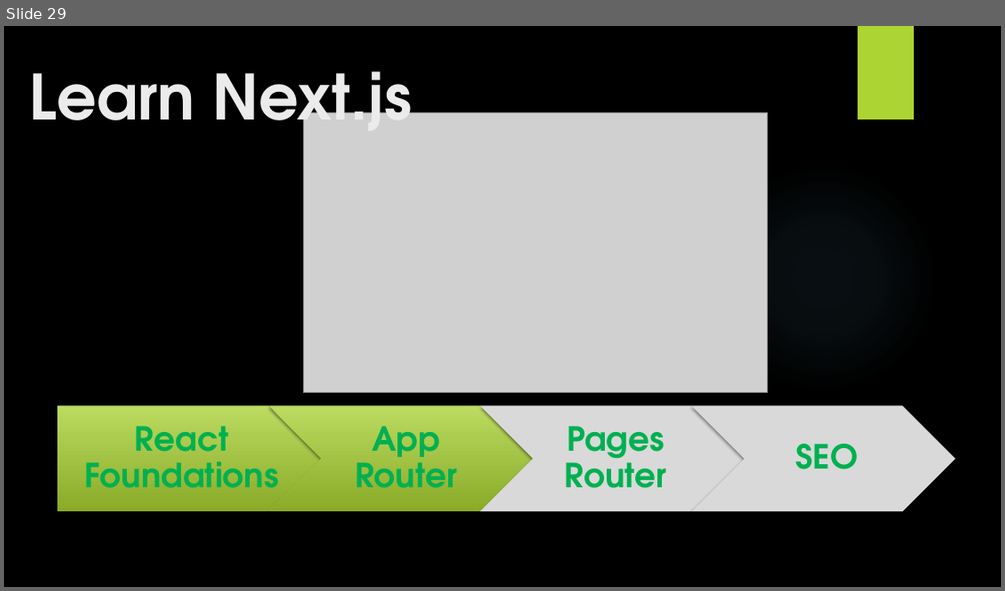
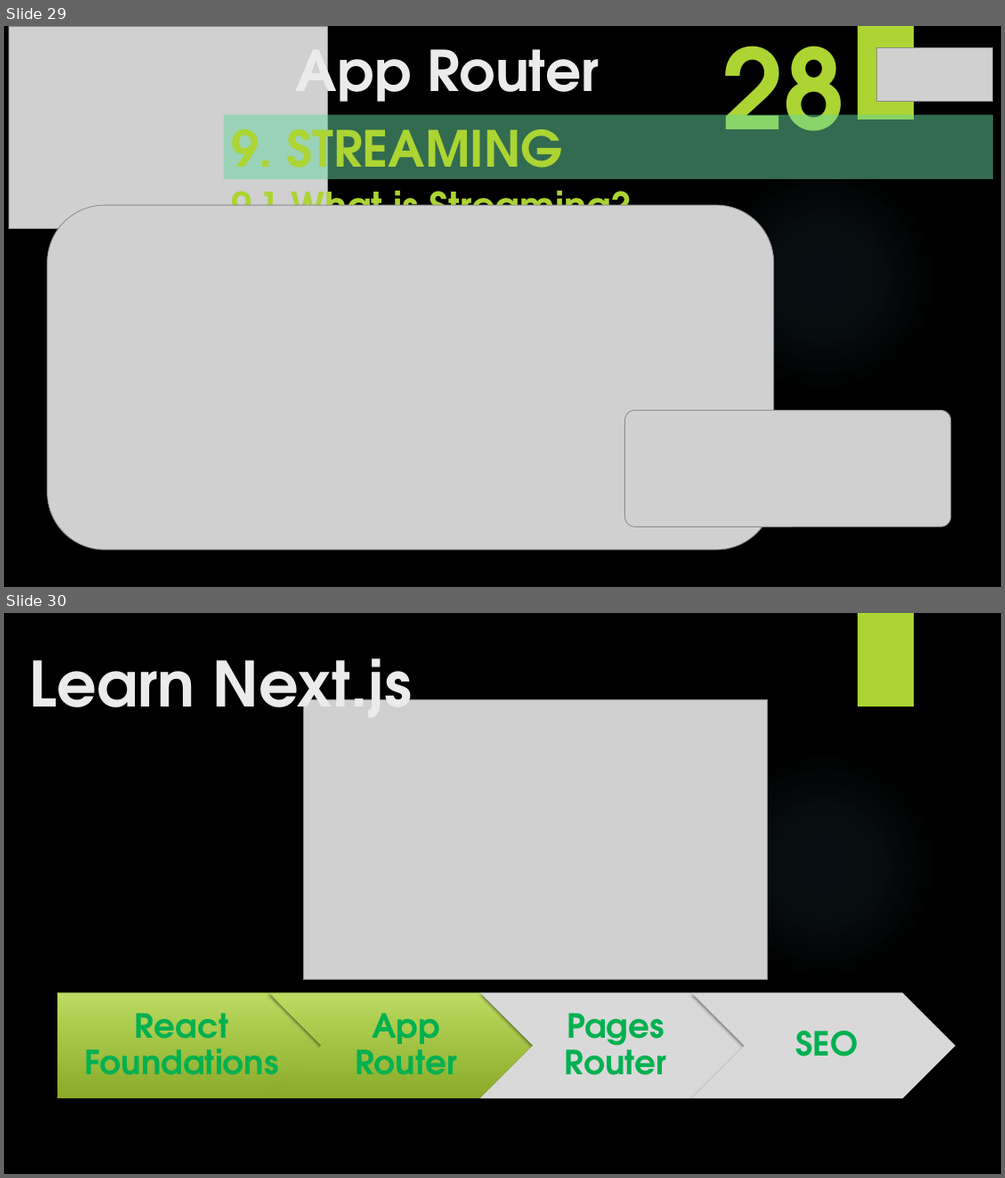
Before and after one commit to yasenstar/learn_javascript, a slide deck: learn_nextjs/2_App_Router/App_Router.pptx. Shown one above the other, each under a label of ours: slide 29 before the commit, slides 29 and 30 after it. The pictures are 1005x591 and 1005x1178 pixels, drawn with LibreOffice and Linux fonts; fonts in the diff are those of the drawing; grey boxes stand for pictures; background and template pictures are left out. Boxes give left, top, right and bottom in pixels: in the first picture for what was removed or moved away, otherwise in the second. Text is boxed around its words. In the diff, an @@ line names an element or a change of style, - is before the commit and + after.

```diff
--- a/learn_nextjs/2_App_Router/App_Router.pptx
+++ b/learn_nextjs/2_App_Router/App_Router.pptx
@@ slide 29 added at <box>4,26,1001,587</box>, background picture (left out); not listed: 2 template elements that a slide beside it also shows @@
@@ picture added at <box>8,26,327,229</box> @@
@@ title added at <box>296,30,599,114</box>, 54 pt, text #EBEBEB, bold @@
+App Router
@@ text added at <box>721,26,845,131</box>, 106.4 pt, text #ACD433, bold @@
+28
@@ picture added at <box>877,48,993,102</box> @@
@@ subtitle added at <box>224,115,994,179</box>, fill #65D6A0 at 50% opacity, 48 pt, text #ACD433, bold @@
+9. STREAMING
@@ text added at <box>231,179,632,206</box>, 36 pt, text #ACD433, bold @@
+9.1 What is Streaming?
@@ picture added at <box>48,205,774,549</box> @@
@@ picture added at <box>624,410,951,527</box> @@
@@ what was slide 29 is now slide 30 @@
```
Also in this commit, not shown: 1 other file.
